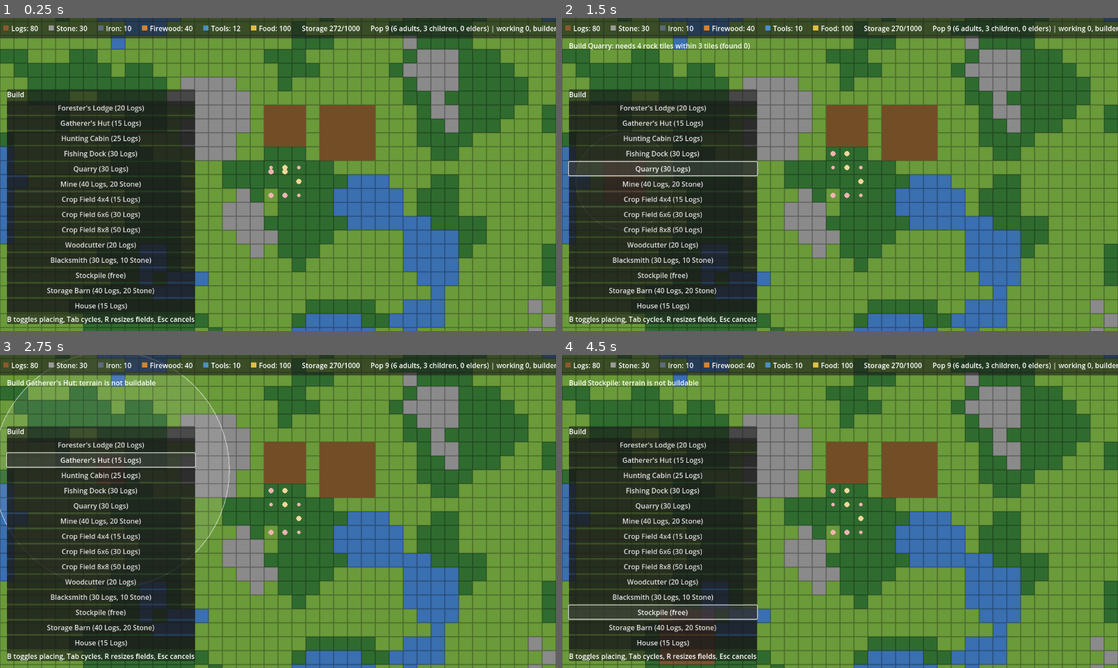
Above: before the commit, frames 1-4 (two rows, left to right).
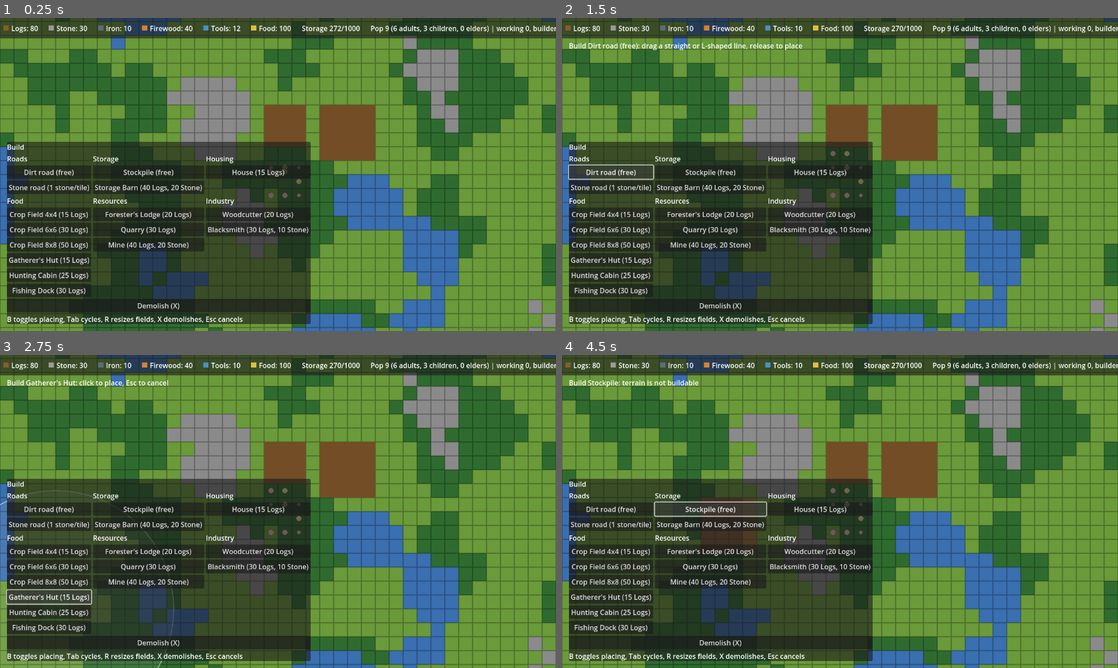
Above: after the commit, the same moments.

Repository: GrindelfP/KingdomYouth
Game: Godot game, scene res://scenes/world/world.tscn
Same seed, same stepped clock (60 frames per second), same inputs: the game is played once before the commit and once after it.
Inputs (mouse positions are in pixels of both pictures, inside the frame that each line leads up to):
- Up to frame 1 (0.25 s): no input
- Up to frame 2 (1.5 s): click "Forester's Lodge (20 Logs)" at 0.5 s; click (612, 171) at 1.25 s, where only the run after the commit has a clickable "Dirt road (free)"
- Up to frame 3 (2.75 s): click "Gatherer's Hut (15 Logs)" at 2 s
- Up to frame 4 (4.5 s): click (612, 524) at 2.75 s, where only the run after the commit has a clickable "Stone road (1 stone/tile)"; click "Hunting Cabin (25 Logs)" at 3.5 s; click "Stockpile (free)" at 4.25 s

The runs differ from the first frame. In frame 1, 24% of the frame differs, in the area x 1-56%, y 22-98%; in frame 2, 25%; in frame 3, 26%, in the area x 0-56%, y 0-100%; in frame 4, 26%.
Error after the commit: Trying to assign an array of type "Array" to a variable of type "Array[Vector2i]". (res://scripts/buildings/build_controller.gd:497)

Commit message:
[FEATURE] drag-to-place roads, demolish tool and grouped build menu
Co-Authored-By: Claude Haiku 5.5 <noreply@anthropic.com>

Diff:
--- a/project.godot
+++ b/project.godot
@@ -138,3 +138,8 @@
 "events": [Object(InputEventKey,"resource_local_to_scene":false,"resource_name":"","device":-1,"window_id":0,"alt_press …(190 unchanged characters)…
 ]
 }
+demolish_toggle={
+"deadzone": 0.5,
+"events": [Object(InputEventKey,"resource_local_to_scene":false,"resource_name":"","device":-1,"window_id":0,"alt_pressed":false,"shift_pressed":false,"ctrl_pressed":false,"meta_pressed":false,"pressed":false,"keycode":0,"physical_keycode":88,"key_label":0,"unicode":0,"location":0,"echo":false,"script":null)
+]
+}
--- a/scripts/buildings/build_controller.gd
+++ b/scripts/buildings/build_controller.gd
@@ -5,6 +5,7 @@
 signal construction_completed(building: Building)
 signal construction_cancelled(def: BuildingDef)
 signal crops_lost(building: Building, count: int)
+signal notice(text: String)
 
 const VALID_COLOR := Color(0.3, 0.9, 0.3, 0.4)
 const INVALID_COLOR := Color(0.9, 0.2, 0.2, 0.4)
@@ -13,6 +14,7 @@
 const RADIUS_SEGMENTS := 64
 const START_SEARCH_RADIUS := 20
 const START_MARGIN := 1
+const STONE_ROAD_COST := 1
 
 var building_defs: Array[BuildingDef] = [
 	load("res://resources/buildings/foresters_lodge.tres"),
@@ -35,6 +37,10 @@
 var _selected := 0
 var _hover := Vector2i.ZERO
 var _highlight: Structure
+var _road := WorldGrid.Road.NONE
+var _demolishing := false
+var _dragging := false
+var _drag_from := Vector2i.ZERO
 
 
 func _ready() -> void:
@@ -50,16 +56,33 @@
 
 func _unhandled_input(event: InputEvent) -> void:
 	if event.is_action_pressed("build_toggle"):
-		_placing = not _placing
+		if _placing:
+			stop_modes()
+		else:
+			start_placing()
 	elif event.is_action_pressed("build_cycle"):
 		_selected = (_selected + 1) % building_defs.size()
+		_road = WorldGrid.Road.NONE
 	elif event.is_action_pressed("build_size") and _placing:
 		cycle_size()
-	elif event.is_action_pressed("cancel_build") and _placing:
-		_placing = false
+	elif event.is_action_pressed("demolish_toggle"):
+		toggle_demolish()
+	elif event.is_action_pressed("cancel_build") and (_placing or _demolishing):
+		stop_modes()
 	elif event.is_action_pressed("place_building") and _placing:
 		_hover = _world.world_to_grid(get_global_mouse_position())
-		try_place(selected_def(), _hover)
+		if _road == WorldGrid.Road.NONE:
+			try_place(selected_def(), _hover)
+		else:
+			_dragging = true
+			_drag_from = _hover
+		get_viewport().set_input_as_handled()
+	elif event.is_action_released("place_building") and _dragging:
+		_dragging = false
+		place_road_line(_drag_from, _world.world_to_grid(get_global_mouse_position()), _road)
+		get_viewport().set_input_as_handled()
+	elif event.is_action_pressed("place_building") and _demolishing:
+		demolish_at(_world.world_to_grid(get_global_mouse_position()))
 		get_viewport().set_input_as_handled()
 
 
@@ -68,15 +91,48 @@
 
 
 func is_placing() -> bool:
-	return _placing
+	return _placing or _demolishing
+
+
+func start_placing() -> void:
+	_placing = true
+	_demolishing = false
+	_dragging = false
 
 
 func select_building(index: int) -> void:
 	_selected = index
-	_placing = true
+	_road = WorldGrid.Road.NONE
+	start_placing()
+
+
+func select_road(type: WorldGrid.Road) -> void:
+	_road = type
+	start_placing()
+
+
+func toggle_demolish() -> void:
+	var was_on := _demolishing
+	stop_modes()
+	_demolishing = not was_on
+
+
+func stop_modes() -> void:
+	_placing = false
+	_demolishing = false
+	_dragging = false
+
+
+func find_def_index(id: StringName) -> int:
+	for index in building_defs.size():
+		if building_defs[index].id == id:
+			return index
+	return -1
 
 
 func cycle_size() -> void:
+	if _road != WorldGrid.Road.NONE:
+		return
 	var family := selected_def().family
 	if family == &"":
 		return
@@ -88,11 +144,96 @@
 
 
 func cancel_placement() -> void:
-	_placing = false
+	stop_modes()
 
 
 func selected_def() -> BuildingDef:
 	return building_defs[_selected]
+
+
+func find_building_at(grid_pos: Vector2i) -> Building:
+	for building in get_buildings():
+		if building.occupies(grid_pos):
+			return building
+	return null
+
+
+static func road_line_cells(from: Vector2i, to: Vector2i) -> Array[Vector2i]:
+	var cells: Array[Vector2i] = []
+	var cell := from
+	cells.append(cell)
+	while cell.x != to.x:
+		cell.x += signi(to.x - cell.x)
+		cells.append(cell)
+	while cell.y != to.y:
+		cell.y += signi(to.y - cell.y)
+		cells.append(cell)
+	return cells
+
+
+func place_road_line(from: Vector2i, to: Vector2i, type: WorldGrid.Road) -> int:
+	var candidates: Array[Vector2i] = []
+	for cell in road_line_cells(from, to):
+		if _world.can_place_road(cell, type):
+			candidates.append(cell)
+	var count := candidates.size()
+	if type == WorldGrid.Road.STONE:
+		count = mini(count, ResourceStockpile.get_amount(&"stone") / STONE_ROAD_COST)
+		if count < candidates.size():
+			notice.emit("Not enough stone: built %d of %d stone road tiles." % [count, candidates.size()])
+		if count == 0:
+			return 0
+		ResourceStockpile.spend({&"stone": count * STONE_ROAD_COST})
+	for index in count:
+		_world.set_road(candidates[index], type)
+	return count
+
+
+func road_error(grid_pos: Vector2i, type: WorldGrid.Road) -> String:
+	if _world.can_place_road(grid_pos, type):
+		return ""
+	if not _world.is_in_bounds(grid_pos) or _world.get_terrain_name(grid_pos) != "grass":
+		return "roads need open grass"
+	if _world.get_road(grid_pos) >= type:
+		return "already a road"
+	return "tile is occupied or has trees"
+
+
+func demolish_at(grid_pos: Vector2i) -> bool:
+	var site := find_site_at(grid_pos)
+	if site:
+		cancel_site(site)
+		return true
+	var building := find_building_at(grid_pos)
+	if building:
+		demolish_building(building)
+		return true
+	if _world.get_road(grid_pos) != WorldGrid.Road.NONE:
+		_world.set_road(grid_pos, WorldGrid.Road.NONE)
+		return true
+	return false
+
+
+func demolish_building(building: Building) -> void:
+	if not building.is_alive():
+		return
+	for worker in building.workers.duplicate():
+		worker.worker.unassign()
+	for resident in building.residents.duplicate():
+		resident.unassign_home()
+	remove_child(building)
+	if _highlight == building:
+		_highlight = null
+	_world.set_occupied(building.def.get_cells(building.origin), false)
+	for inventory in [building.storage, building.output, building.input, building.household]:
+		if inventory == null:
+			continue
+		for id in inventory.ids():
+			ResourceStockpile.add(id, inventory.take(id, inventory.get_amount(id)))
+	for id in building.def.cost:
+		ResourceStockpile.add(id, int(building.def.cost[id]) / 2)
+	building.queue_free()
+	notice.emit("Demolished %s. Half of its cost was returned to storage." % building.def.display_name)
 
 
 func get_placement_error(def: BuildingDef, origin: Vector2i) -> String:
@@ -319,18 +460,30 @@
 
 
 func _update_hint() -> void:
-	var def := selected_def()
+	if _demolishing:
+		hint_changed.emit("Demolish: click a building, construction site or road. Esc to stop.")
+		return
 	if not _placing:
 		hint_changed.emit("")
 		return
-	var reason := get_placement_error(def, _hover)
-	hint_changed.emit("Build %s: %s" % [def.display_name, reason if reason != "" else "click to place, Esc to cancel"])
+	if _road != WorldGrid.Road.NONE:
+		var road_name := "Dirt road" if _road == WorldGrid.Road.DIRT else "Stone road"
+		var reason := road_error(_hover, _road)
+		var cost := "free" if _road == WorldGrid.Road.DIRT else "1 stone per tile"
+		hint_changed.emit("Build %s (%s): %s" % [road_name, cost, reason if reason != "" else "drag a straight or L-shaped line, release to place"])
+		return
+	var def := selected_def()
+	var error := get_placement_error(def, _hover)
+	hint_changed.emit("Build %s: %s" % [def.display_name, error if error != "" else "click to place, Esc to cancel"])
 
 
 func _draw() -> void:
 	if not _placing:
 		if _highlight != null and is_instance_valid(_highlight) and _highlight.def.job:
 			_draw_radius(_highlight.def, _highlight.origin)
+		return
+	if _road != WorldGrid.Road.NONE:
+		_draw_road_preview()
 		return
 	var def := selected_def()
 	var color := VALID_COLOR if get_placement_error(def, _hover) == "" else INVALID_COLOR
@@ -340,6 +493,13 @@
 		_draw_radius(def, _hover)
 
 
+func _draw_road_preview() -> void:
+	var cells := road_line_cells(_drag_from, _hover) if _dragging else [_hover]
+	for cell in cells:
+		var color := VALID_COLOR if _world.can_place_road(cell, _road) else INVALID_COLOR
+		draw_rect(Rect2(to_local(_world.get_cell_rect(cell).position), _world.get_tile_size()), color)
+
+
 func _draw_radius(def: BuildingDef, origin: Vector2i) -> void:
 	if not def.job.has_work_area():
 		return
--- a/scripts/ui/building_menu.gd
+++ b/scripts/ui/building_menu.gd
@@ -1,5 +1,15 @@
 class_name BuildingMenu
 extends PanelContainer
+
+const GROUP_COLUMNS := 3
+const GROUPS := [
+	["Roads", []],
+	["Storage", [&"stockpile", &"storage_barn"]],
+	["Housing", [&"house"]],
+	["Food", [&"crop_field_4", &"crop_field_6", &"crop_field_8", &"gatherers_hut", &"hunting_cabin", &"fishing_dock"]],
+	["Resources", [&"foresters_lodge", &"quarry", &"mine"]],
+	["Industry", [&"woodcutter", &"blacksmith"]],
+]
 
 
 func setup(build: BuildController) -> void:
@@ -8,15 +18,34 @@
 	var title := Label.new()
 	title.text = "Build"
 	column.add_child(title)
-	for index in build.building_defs.size():
-		var def := build.building_defs[index]
-		var button := Button.new()
-		button.text = "%s (%s)" % [def.display_name, _cost_text(def.cost)]
-		button.pressed.connect(build.select_building.bind(index))
-		column.add_child(button)
+	var grid := GridContainer.new()
+	grid.columns = GROUP_COLUMNS
+	column.add_child(grid)
+	for group in GROUPS:
+		var section := VBoxContainer.new()
+		grid.add_child(section)
+		var header := Label.new()
+		header.text = group[0]
+		section.add_child(header)
+		if group[0] == "Roads":
+			section.add_child(_make_button("Dirt road (free)", build.select_road.bind(WorldGrid.Road.DIRT)))
+			section.add_child(_make_button("Stone road (1 stone/tile)", build.select_road.bind(WorldGrid.Road.STONE)))
+		for id: StringName in group[1]:
+			var index := build.find_def_index(id)
+			if index >= 0:
+				var def := build.building_defs[index]
+				section.add_child(_make_button("%s (%s)" % [def.display_name, _cost_text(def.cost)], build.select_building.bind(index)))
+	column.add_child(_make_button("Demolish (X)", build.toggle_demolish))
 	var help := Label.new()
-	help.text = "B toggles placing, Tab cycles, R resizes fields, Esc cancels"
+	help.text = "B toggles placing, Tab cycles, R resizes fields, X demolishes, Esc cancels"
 	column.add_child(help)
+
+
+func _make_button(text: String, action: Callable) -> Button:
+	var button := Button.new()
+	button.text = text
+	button.pressed.connect(action)
+	return button
 
 
 static func _cost_text(cost: Dictionary) -> String:
--- a/scripts/ui/hud.gd
+++ b/scripts/ui/hud.gd
@@ -83,6 +83,7 @@
 	_refresh_food()
 	_build.hint_changed.connect(func(text: String) -> void: _hint_label.text = text)
 	_build.construction_completed.connect(_on_construction_completed)
+	_build.notice.connect(add_toast)
 	_build.construction_cancelled.connect(func(def: BuildingDef) -> void: add_toast("Construction cancelled: %s. Delivered materials returned." % def.display_name))
 	_build.crops_lost.connect(func(building: Building, count: int) -> void: add_toast("Frost destroyed crops at %s: %d cells lost." % [building.origin, count]))
 	_settlers.settler_born.connect(_on_settler_born)
